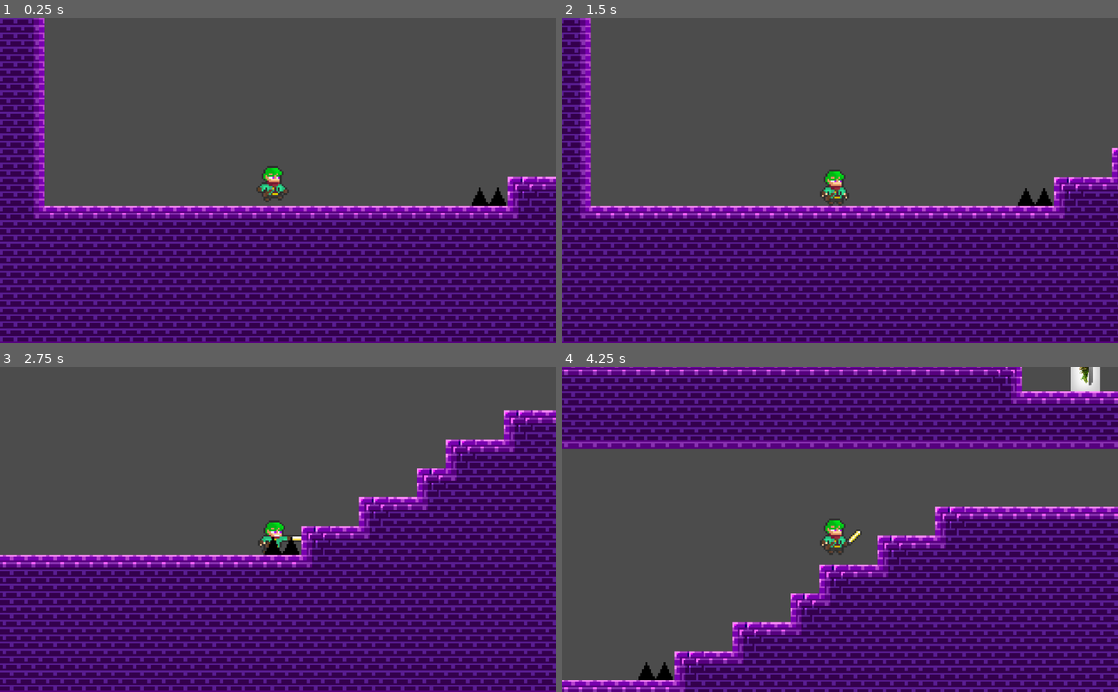
Above: before the commit, frames 1-4 (two rows, left to right).
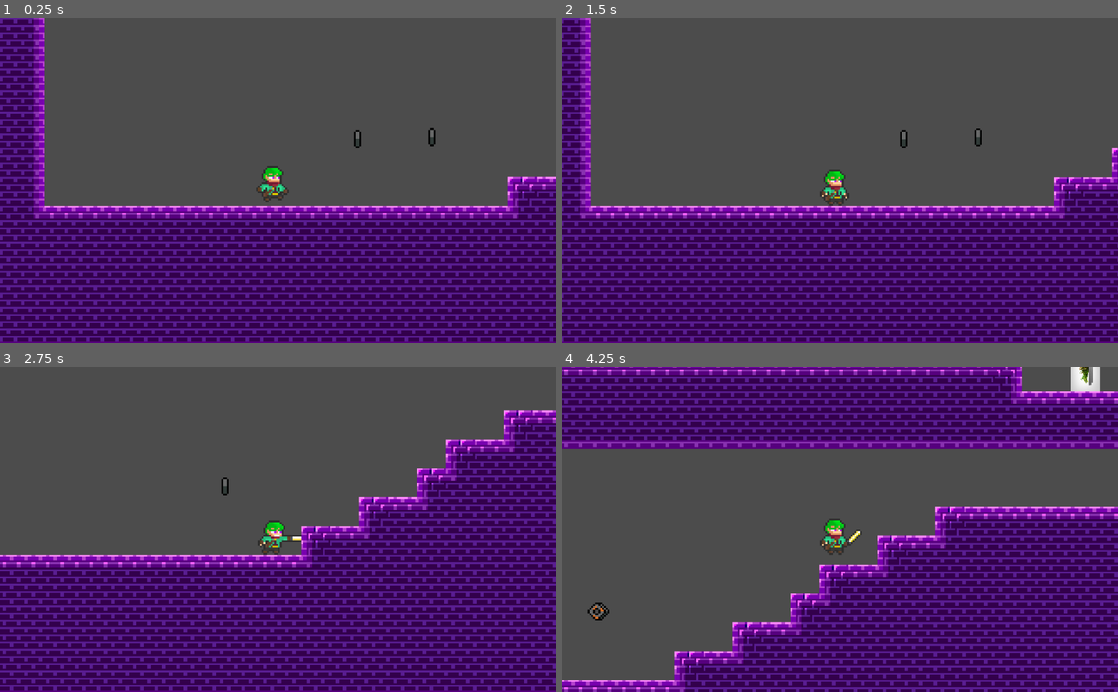
Above: after the commit, the same moments.

Repository: zachreid-96/GODOT-CPT-200
Game: Godot game, scene res://scenes/Maps/Test Scenes/Level_1-NT.tscn
Same seed, same stepped clock (60 frames per second), same inputs: the game is played once before the commit and once after it.
Inputs:
- Up to frame 1 (0.25 s): no input
- Up to frame 2 (1.5 s): hold E (attack) 0.53-1.28 s; hold D (move_right) from 0.53 s (still down); tap Space (move_jump) at 0.77 s; tap E (attack) at 1.35 s
- Up to frame 3 (2.75 s): tap Space (move_jump) at 1.52 s; release D (move_right) at 2.03 s; hold A (move_left) from 2.03 s (still down); hold E (attack) from 2.03 s (still down)
- Up to frame 4 (4.25 s): release A (move_left) at 2.78 s; release E (attack) at 2.78 s; hold D (move_right) from 2.78 s (still down); tap E (attack) at 2.85 s; tap Space (move_jump) at 3.02, 3.77 s; hold E (attack) from 3.53 s (still down)

The runs differ from the first frame. In frame 1, 0.3% of the frame differs, in the area x 63-91%, y 33-58%; in frame 2, 0.3%; in frame 3, 0.3%; in frame 4, 0.3%.

Commit message:
Collectables animated
animated the collectables  and coded them to disappear when collided with.

Diff:
--- /dev/null
+++ b/scenes/Collectables/Collectable.gd
@@ -0,0 +1,4 @@
+extends Area2D
+
+func _on_Collectable_body_entered(body: Node) -> void:
+	queue_free()
--- /dev/null
+++ b/scenes/Collectables/Collectable.tscn
@@ -0,0 +1,54 @@
+[gd_scene load_steps=11 format=2]
+
+[ext_resource path="res://assets/sprites/collectables.png" type="Texture" id=1]
+[ext_resource path="res://scenes/Collectables/Collectable.gd" type="Script" id=2]
+
+[sub_resource type="AtlasTexture" id=1]
+atlas = ExtResource( 1 )
+region = Rect2( 0, 0, 16, 12 )
+
+[sub_resource type="AtlasTexture" id=2]
+atlas = ExtResource( 1 )
+region = Rect2( 16, 0, 16, 12 )
+
+[sub_resource type="AtlasTexture" id=3]
+atlas = ExtResource( 1 )
+region = Rect2( 32, 0, 16, 12 )
+
+[sub_resource type="AtlasTexture" id=4]
+atlas = ExtResource( 1 )
+region = Rect2( 48, 0, 16, 12 )
+
+[sub_resource type="AtlasTexture" id=5]
+atlas = ExtResource( 1 )
+region = Rect2( 64, 0, 16, 12 )
+
+[sub_resource type="AtlasTexture" id=6]
+atlas = ExtResource( 1 )
+region = Rect2( 80, 0, 16, 12 )
+
+[sub_resource type="SpriteFrames" id=7]
+animations = [ {
+"frames": [ SubResource( 1 ), SubResource( 2 ), SubResource( 3 ), SubResource( 4 ), SubResource( 5 ), SubResource( 6 ) ],
+"loop": true,
+"name": "animate",
+"speed": 5.0
+} ]
+
+[sub_resource type="CircleShape2D" id=8]
+radius = 6.0
+
+[node name="Collectable" type="Area2D"]
+script = ExtResource( 2 )
+
+[node name="AnimatedSprite" type="AnimatedSprite" parent="."]
+frames = SubResource( 7 )
+animation = "animate"
+frame = 2
+playing = true
+
+[node name="CollisionShape2D" type="CollisionShape2D" parent="."]
+shape = SubResource( 8 )
+
+[connection signal="area_entered" from="." to="." method="_on_Collectable_area_entered"]
+[connection signal="body_entered" from="." to="." method="_on_Collectable_body_entered"]
--- a/scenes/Maps/Test Scenes/Level_1-NT.tscn
+++ b/scenes/Maps/Test Scenes/Level_1-NT.tscn
@@ -5,7 +5,7 @@
 [ext_resource path="res://assets/audio/cave_theme_2.wav" type="AudioStream" id=3]
 [ext_resource path="res://scenes/Players/Player.tscn" type="PackedScene" id=4]
 [ext_resource path="res://scenes/Enemys/Plant/Plant Enemy.tscn" type="PackedScene" id=5]
-[ext_resource path="res://scenes/Enemys/Spikes/Spikes.tscn" type="PackedScene" id=6]
+[ext_resource path="res://scenes/Collectables/Collectable.tscn" type="PackedScene" id=6]
 
 [sub_resource type="ConvexPolygonShape2D" id=1]
 points = PoolVector2Array( 0, 0, 16, 0, 16, 16, 0, 16 )
@@ -507,5 +507,8 @@
 stream = ExtResource( 3 )
 volume_db = -80.0
 
-[node name="Spikes" parent="." instance=ExtResource( 6 )]
-position = Vector2( 117, 0 )
+[node name="Collectable" parent="." instance=ExtResource( 6 )]
+position = Vector2( 45, -37 )
+
+[node name="Collectable2" parent="." instance=ExtResource( 6 )]
+position = Vector2( 86, -38 )
Binary file added: assets/sprites/collectables.png
Not shown, added: assets/sprites/collectables.png.import
